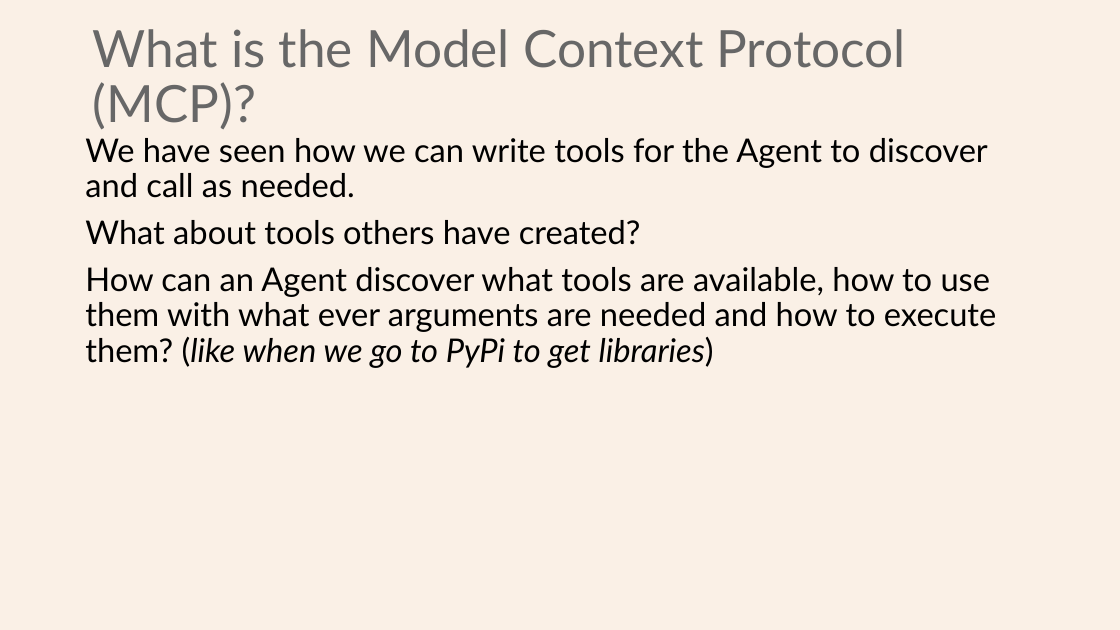
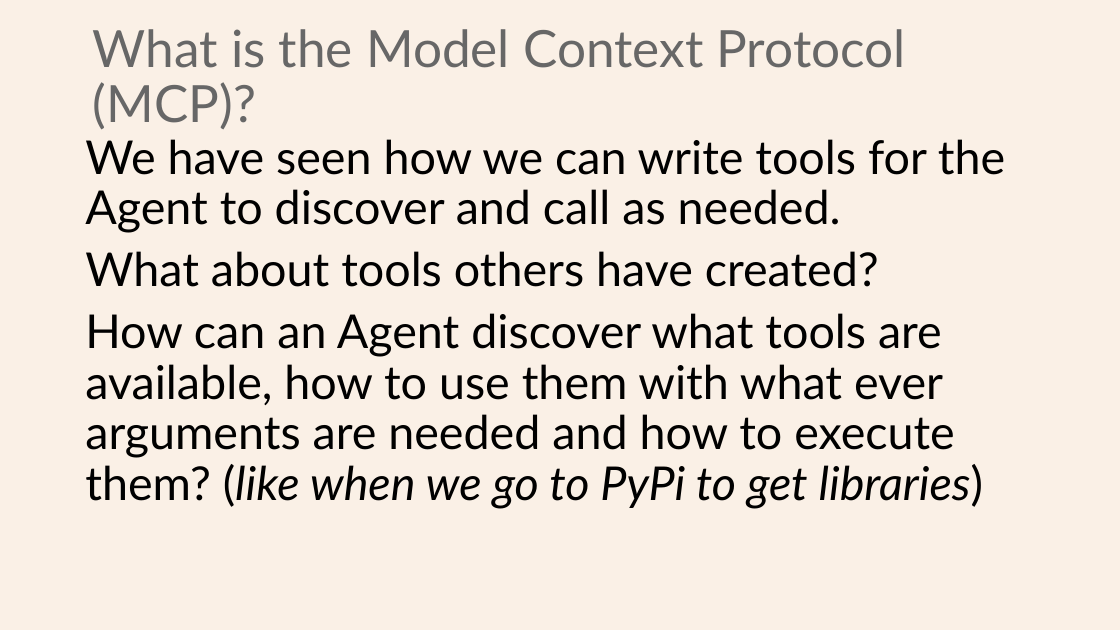
Before and after one commit to Python-Test-Engineer/earl2025, a slide deck: slide 21 of AI_Agents_in_the_Data_Pipeline.pptx (slide 22 before the commit). Drawn at 1120x630 pixels with LibreOffice and Linux fonts; fonts in the diff are those of the drawing. Boxes give left, top, right and bottom in pixels: in the first picture for what was removed or moved away, otherwise in the second. Text is boxed around its words. In the diff, an @@ line names an element or a change of style, - is before the commit and + after.

```diff
--- a/AI_Agents_in_the_Data_Pipeline.pptx
+++ b/AI_Agents_in_the_Data_Pipeline.pptx
@@ text "We have seen how we ..." at [85,139,1005,509]: size 28 to 40 pt @@
```
Also in this commit, not shown: 8 other slides changed, 1 slide added, 3 slides removed, 2 other files.
